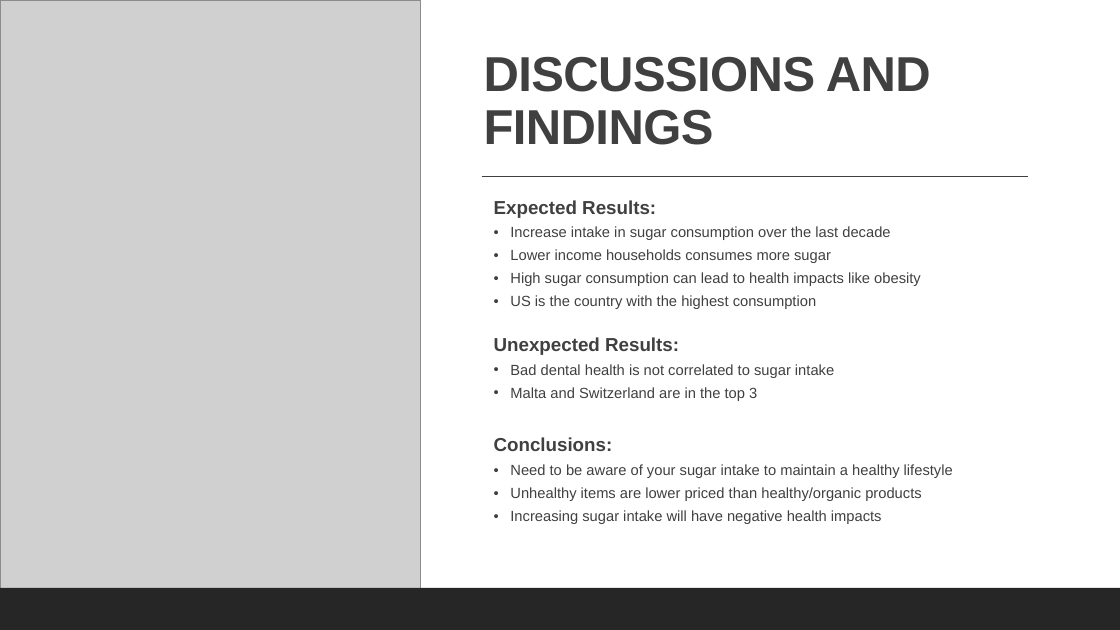
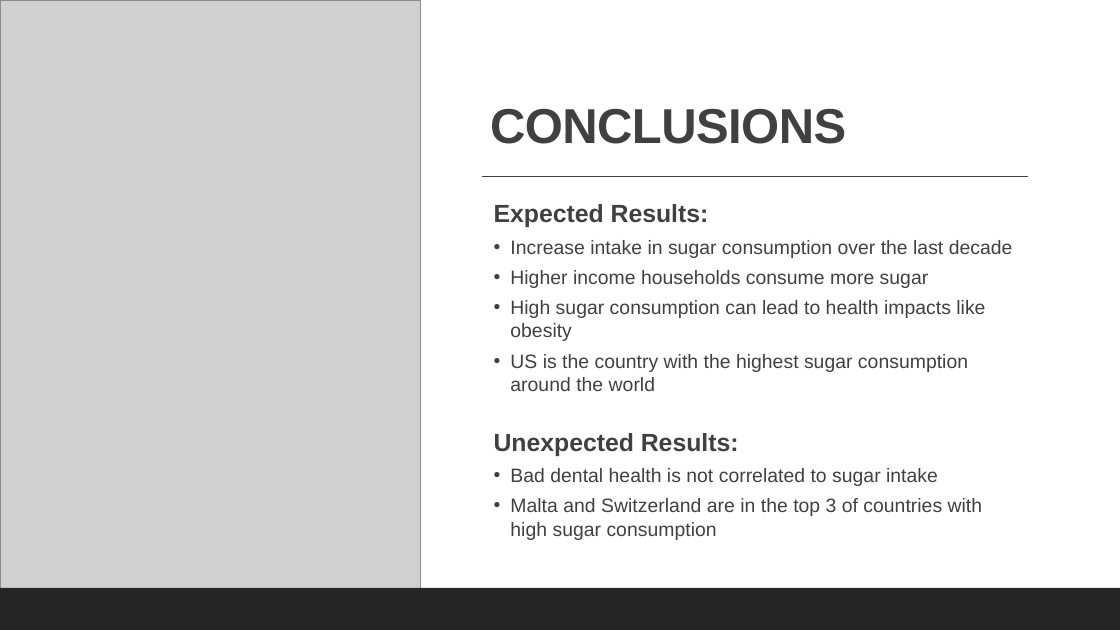
Before and after one commit to cbeachey/project1_influencers, a slide deck: slide 15 of Effects of Sugar Consumption.pptx (slide 18 before the commit). Drawn at 1120x630 pixels with LibreOffice and Linux fonts; fonts in the diff are those of the drawing; grey boxes stand for pictures. Boxes give left, top, right and bottom in pixels: in the first picture for what was removed or moved away, otherwise in the second. Text is boxed around its words. In the diff, an @@ line names an element or a change of style, - is before the commit and + after.

```diff
--- a/Effects of Sugar Consumption.pptx
+++ b/Effects of Sugar Consumption.pptx
@@ title at box(490, 109, 846, 144): text changed @@
-DISCUSSIONS AND FINDINGS
+CONCLUSIONS
@@ text at box(494, 204, 1013, 486): size 16.1 to 21.3 pt in "Expected Results:", "Unexpected Results:"; size 12.6 to 16.6 pt in "Increase intake in sugar consumption over the ...", "High sugar consumption can lead to health ...", "Bad dental health is not correlated to ..."; line spacing 0.9 to 1 @@
@@ text at box(510, 270, 929, 288): text changed; size 12.6 to 16.6 pt @@
-  • Lower income households consumes more sugar
+  • Higher income households consume more sugar
@@ text at box(510, 354, 968, 391): text changed; size 12.6 to 16.6 pt @@
-  • US is the country with the highest consumption
+  • US is the country with the highest sugar consumption around the world
@@ text at box(510, 498, 983, 540): text changed; size 12.6 to 16.6 pt @@
-  • Malta and Switzerland are in the top 3
-  Conclusions:
-  • Need to be aware of your sugar intake to maintain a healthy lifestyle
-  • Unhealthy items are lower priced than healthy/organic products
-  • Increasing sugar intake will have negative health impacts
+  • Malta and Switzerland are in the top 3 of countries with high sugar consumption
```
Also in this commit, not shown: 13 other slides changed, 3 slides removed.
